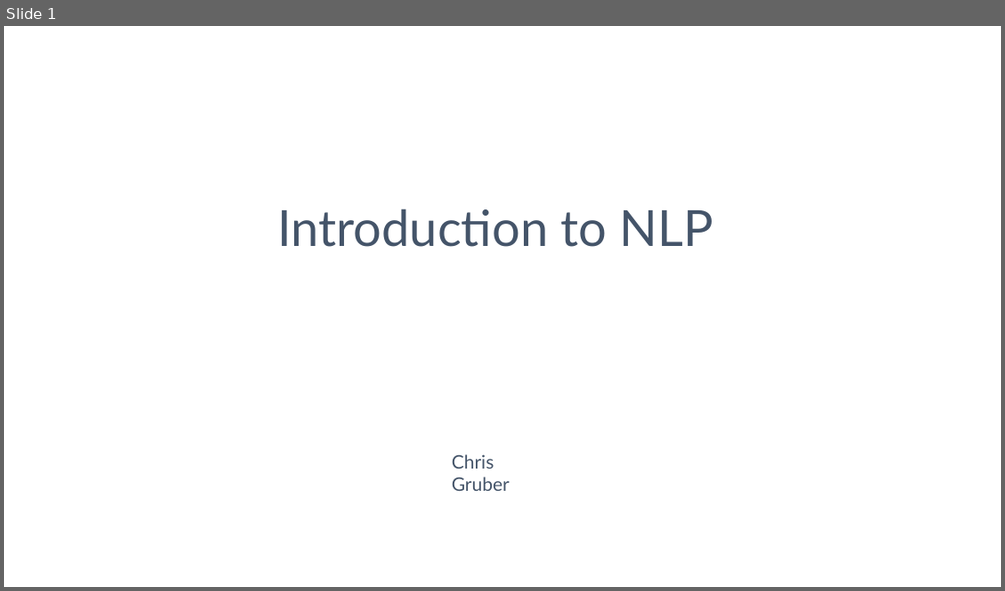
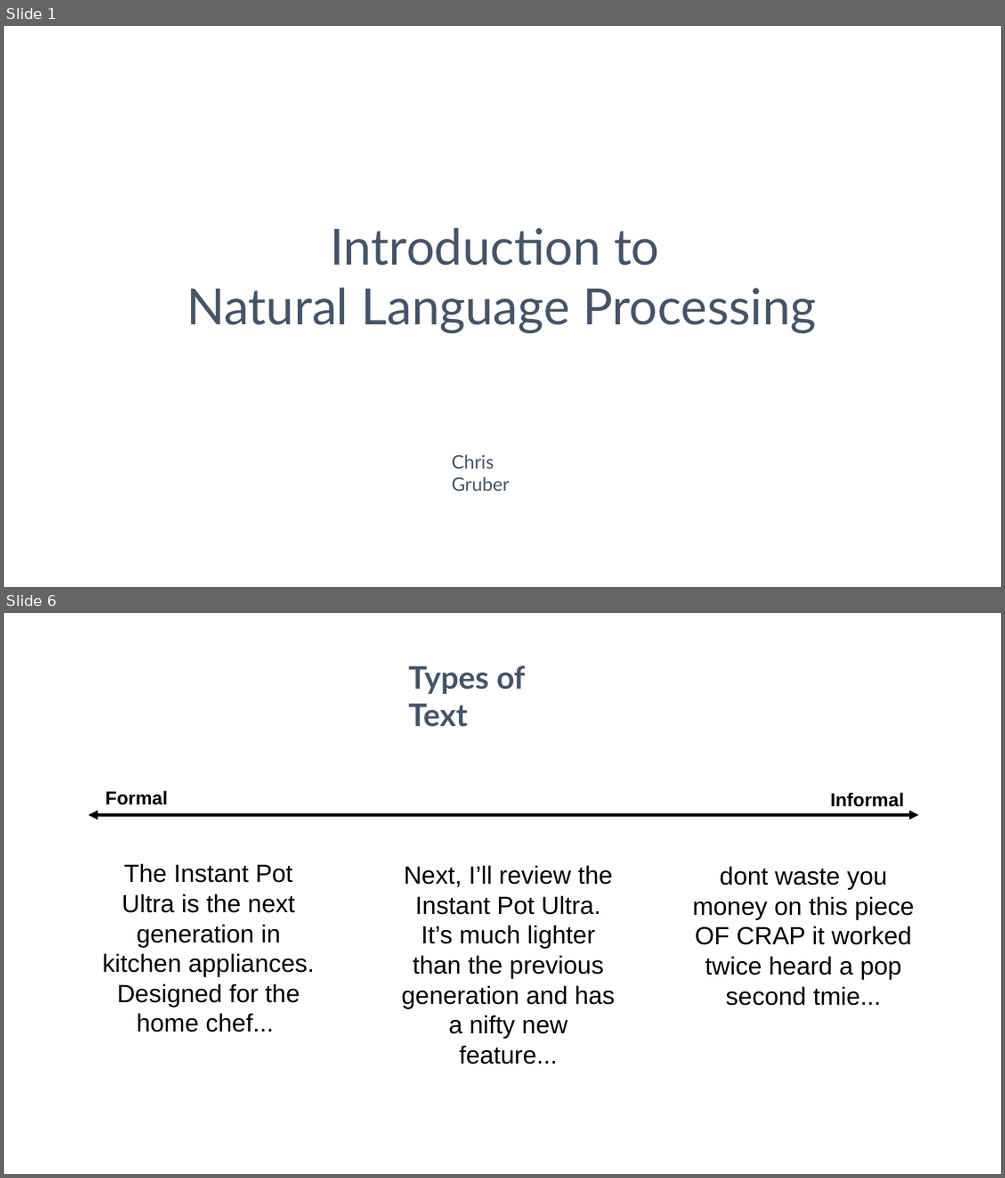
Before and after one commit to ChristopherGruber/Introduction_to_NLP, a slide deck: Introduction to NLP.odp. Shown one above the other, each under a label of ours: slide 1 before the commit, slides 1 and 6 after it; the slides between them are not shown. The pictures are 1005x591 and 1005x1178 pixels, drawn with LibreOffice and Linux fonts; fonts in the diff are those of the drawing. Boxes give left, top, right and bottom in pixels: in the first picture for what was removed or moved away, otherwise in the second. Text is boxed around its words. In the diff, an @@ line names an element or a change of style, - is before the commit and + after.

```diff
--- a/Introduction to NLP.odp
+++ b/Introduction to NLP.odp
@@ slide 6 added at <box>4,613,1001,1174</box>, background #FFFFFF @@
@@ text added at <box>408,666,525,727</box>, 60 pt, text #445469, bold @@
+Types of Text
@@ text added at <box>105,790,168,805</box>, 36 pt, text #000000, bold @@
+Formal
@@ text added at <box>830,792,904,807</box>, 36 pt, text #000000, bold @@
+Informal
@@ double arrow added from (89, 815) to (919, 815), #000000 6.01 pt @@
@@ text added at <box>103,863,315,1032</box>, 48 pt, text #000000 @@
+The Instant Pot Ultra is the next generation in kitchen appliances. Designed for the home chef...
@@ text added at <box>402,865,615,1064</box>, 48 pt, text #000000 @@
+Next, I’ll review the Instant Pot Ultra. It’s much lighter than the previous generation and has a nifty new feature...
@@ text added at <box>693,866,914,1005</box>, 48 pt, text #000000 @@
+dont waste you money on this piece OF CRAP it worked twice heard a pop second tmie...
@@ slide 1 changed as well @@
@@ text at <box>186,227,816,333</box>: text changed @@
-Introduction to NLP
+Introduction to
+Natural Language Processing
```
Also in this commit, not shown: 16 other slides added, 8 slides removed, 1 other file.
